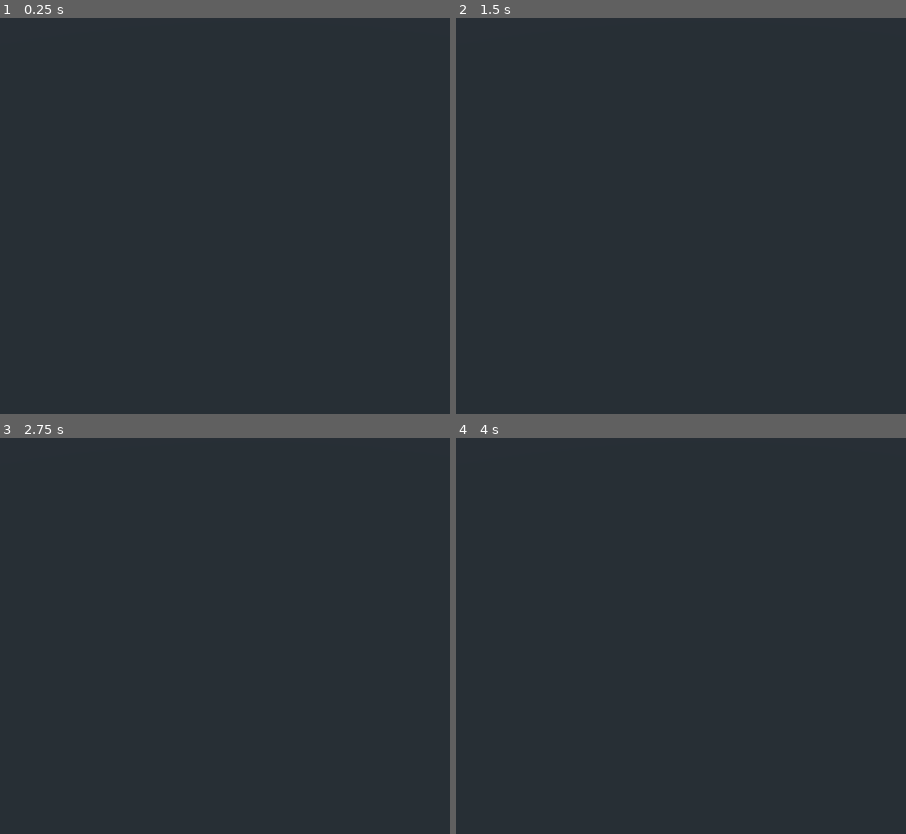
Above: before the commit, frames 1-4 (two rows, left to right).
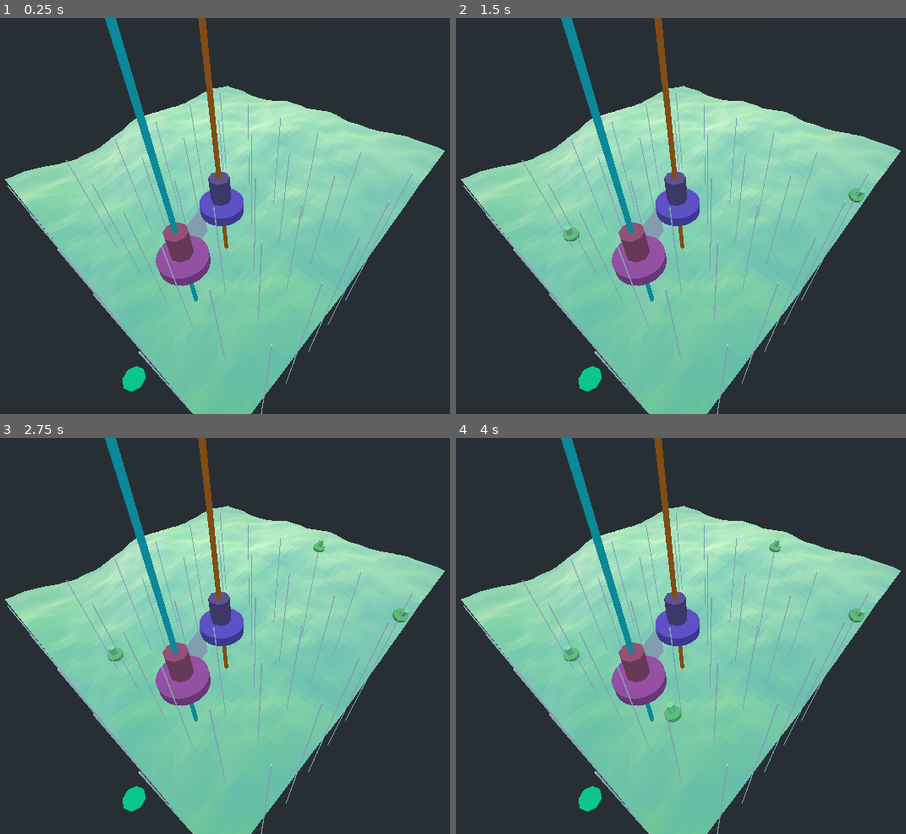
Above: after the commit, the same moments.

Repository: Aziroshin/citygamesystems
Game: Godot game, scene res://Root.tscn
The game is run twice, just before and just after one commit, with the same random seed, the same clock (stepped at 60 frames per second) and the same inputs.
Inputs (mouse positions are in pixels of both pictures, inside the frame that each line leads up to):
- Up to frame 1 (0.25 s): no input
- Up to frame 2 (1.5 s): tap Enter at 0.5 s; move the mouse to (856, 196) at 0.52 s; click (856, 196) at 0.67 s; tap Space at 1.25 s; move the mouse to (573, 235) at 1.27 s; click (573, 235) at 1.42 s
- Up to frame 3 (2.75 s): tap Enter at 2 s; move the mouse to (319, 548) at 2.02 s; click (319, 548) at 2.17 s
- Up to frame 4 (4 s): tap Space at 2.75 s; move the mouse to (672, 715) at 2.77 s; click (672, 715) at 2.92 s; tap Enter at 3.5 s; move the mouse to (outside the picture) at 3.52 s; click (outside the picture) at 3.67 s

The runs differ from the first frame. In frame 1, 46% of the frame differs, in the area x 1-99%, y 0-100%; in frame 2, 46%; in frame 3, 46%; in frame 4, 46%.

Commit message:
🚧 Had to reposition PlayerWorldInterface to see something. :p

Diff:
--- a/Root.tscn
+++ b/Root.tscn
@@ -8,6 +8,7 @@
 script = ExtResource( 1 )
 
 [node name="PlayerWorldInterface" parent="." instance=ExtResource( 3 )]
+transform = Transform( 1, 0, 0, 0, 1, 0, 0, 0, 1, 4.94062, 5.68458, -6.54661 )
 
 [node name="Map" parent="." instance=ExtResource( 2 )]
 resolution = 10
